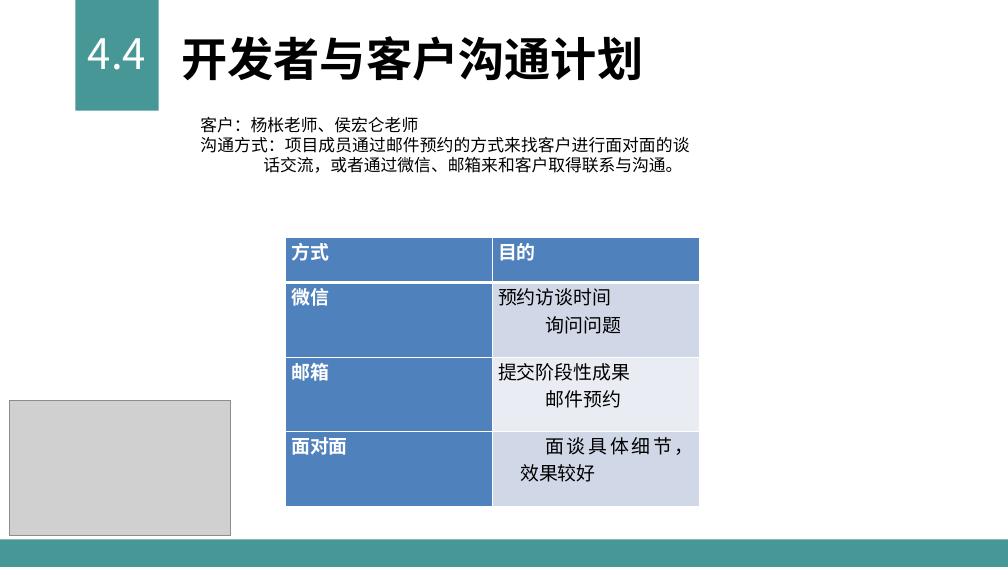
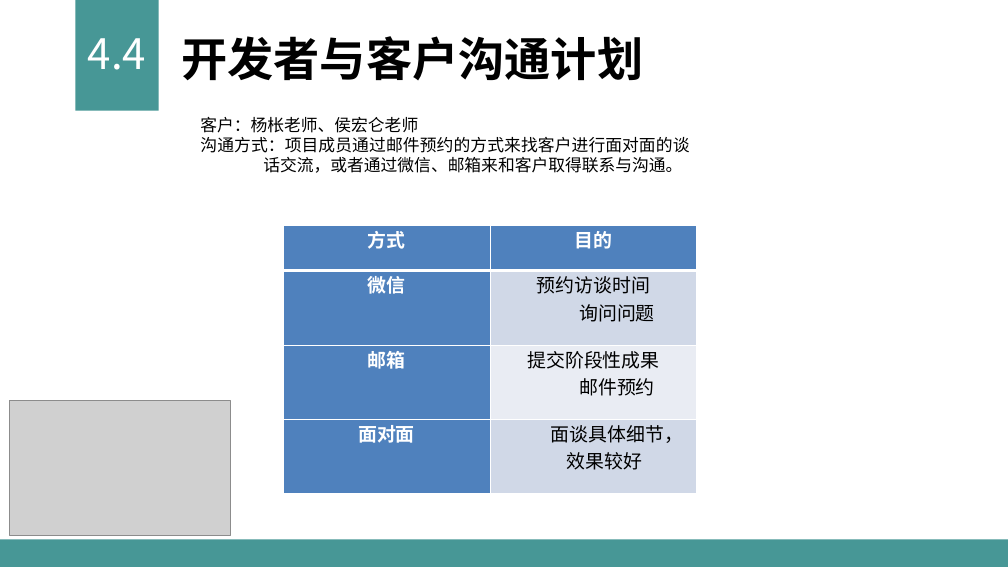
Before and after one commit to sun2009/PRD2018-G16, a slide deck: slide 26 of 受控文档/PPT/G16——需求工程计划评审0.8.0.pptx (slide 27 before the commit). Drawn at 1008x567 pixels with LibreOffice and Linux fonts; fonts in the diff are those of the drawing; grey boxes stand for pictures. Boxes give left, top, right and bottom in pixels: in the first picture for what was removed or moved away, otherwise in the second. Text is boxed around its words. In the diff, an @@ line names an element or a change of style, - is before the commit and + after.

```diff
--- a/受控文档/PPT/G16——需求工程计划评审0.8.0.pptx
+++ b/受控文档/PPT/G16——需求工程计划评审0.8.0.pptx
@@ table at [283,225,697,494] @@
@@ alignment justified to centre @@
@@ table: place and size @@
-table at [286,237,700,506]
+table at [283,225,697,494]
```
Also in this commit, not shown: 14 other slides changed, 1 slide removed.
